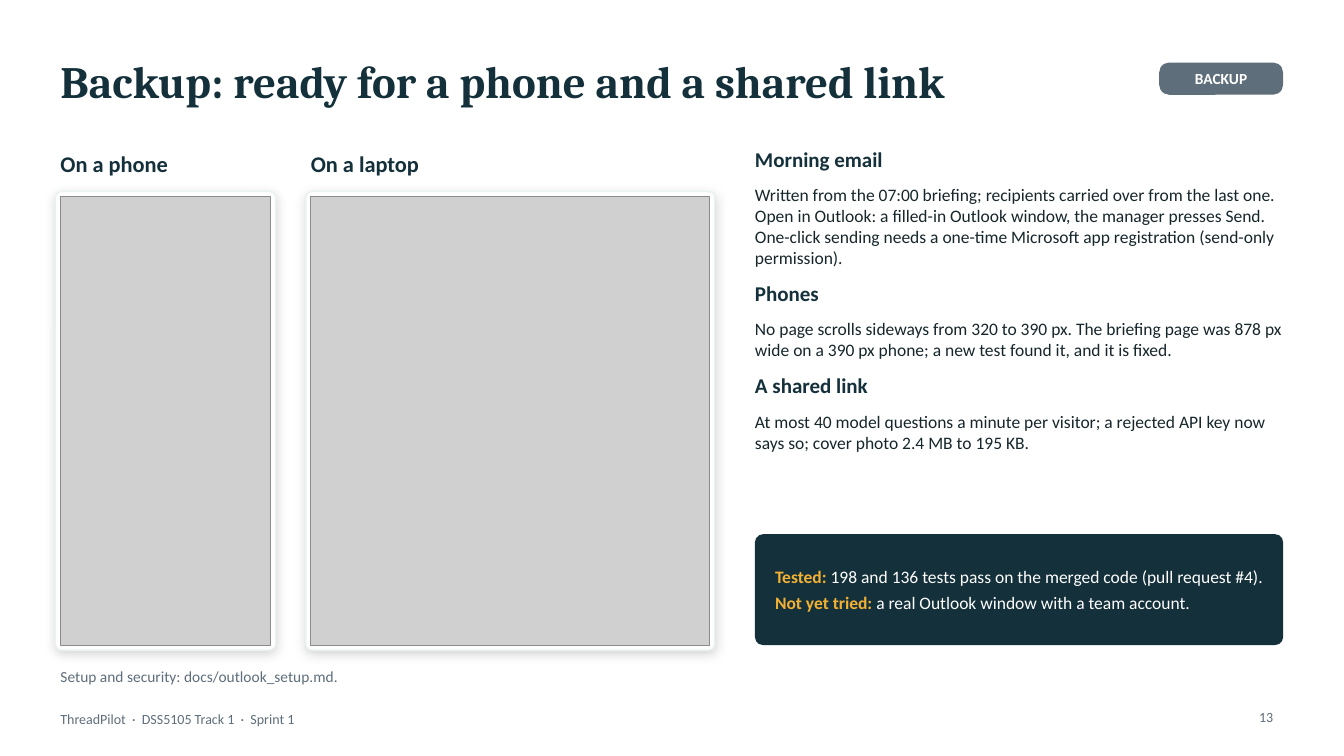
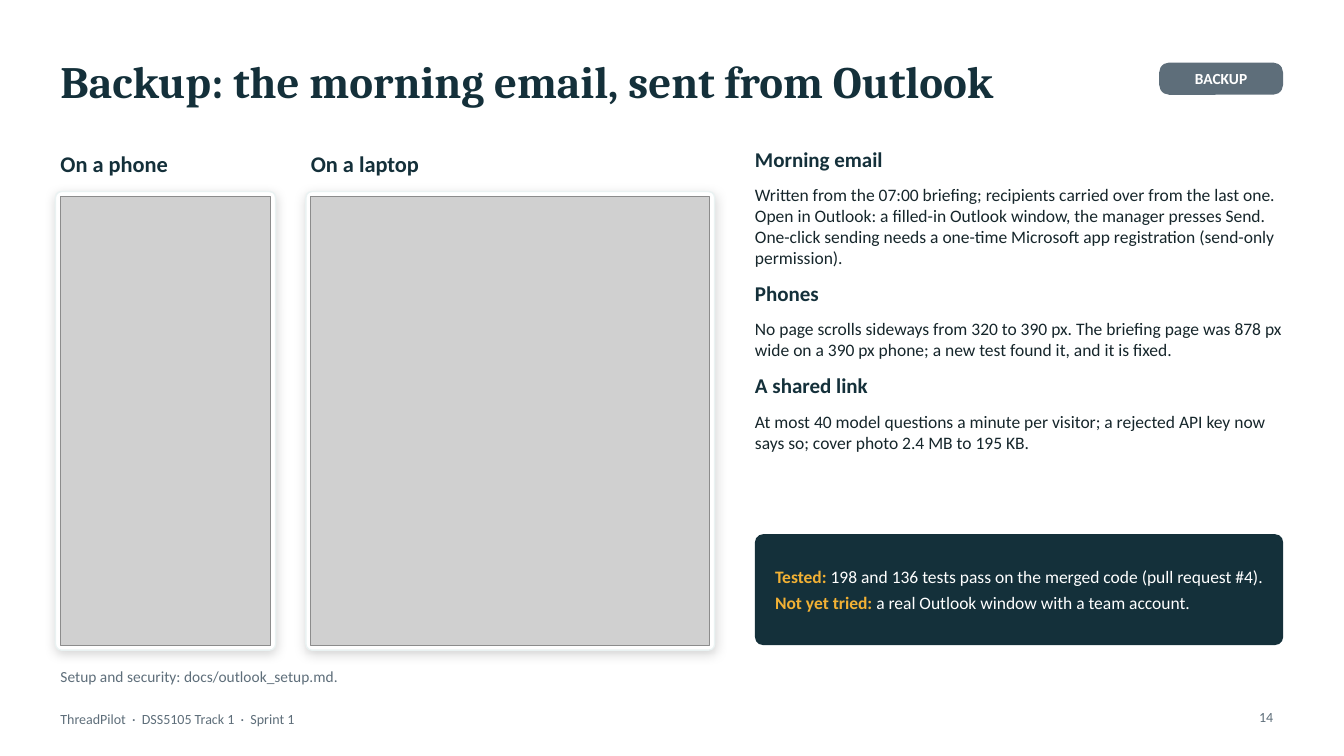
Before and after one commit to footoonming/DSS5105_fork, a slide deck: slide 14 of threadpilot/docs/presentation/Presentation_GroupNN_Sprint1.pptx (slide 13 before the commit). Drawn at 1344x756 pixels with LibreOffice and Linux fonts; fonts in the diff are those of the drawing; grey boxes stand for pictures. Boxes give left, top, right and bottom in pixels: in the first picture for what was removed or moved away, otherwise in the second. Text is boxed around its words. In the diff, an @@ line names an element or a change of style, - is before the commit and + after.

```diff
--- a/threadpilot/docs/presentation/Presentation_GroupNN_Sprint1.pptx
+++ b/threadpilot/docs/presentation/Presentation_GroupNN_Sprint1.pptx
@@ title at (60,66,993,108): text changed @@
-Backup: ready for a phone and a shared link
+Backup: the morning email, sent from Outlook
@@ page number at (1259,713,1273,722): text changed @@
-13
+14
```
Also in this commit, not shown: 3 other slides changed, 1 slide added, 5 other files.
